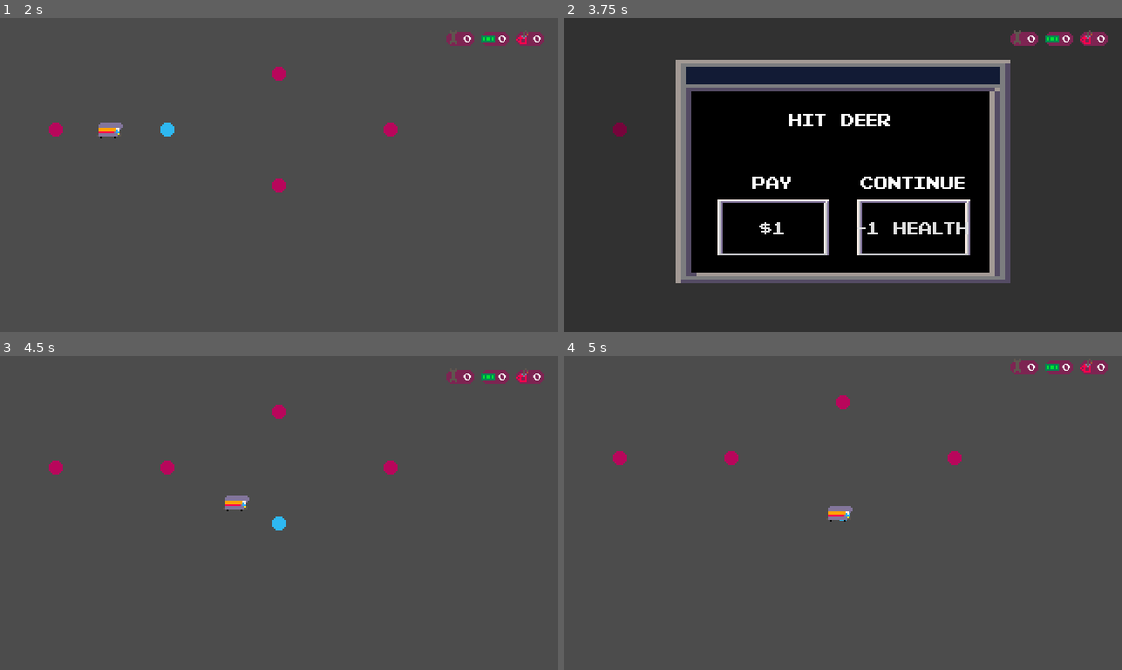
Above: before the commit, frames 1-4 (two rows, left to right).
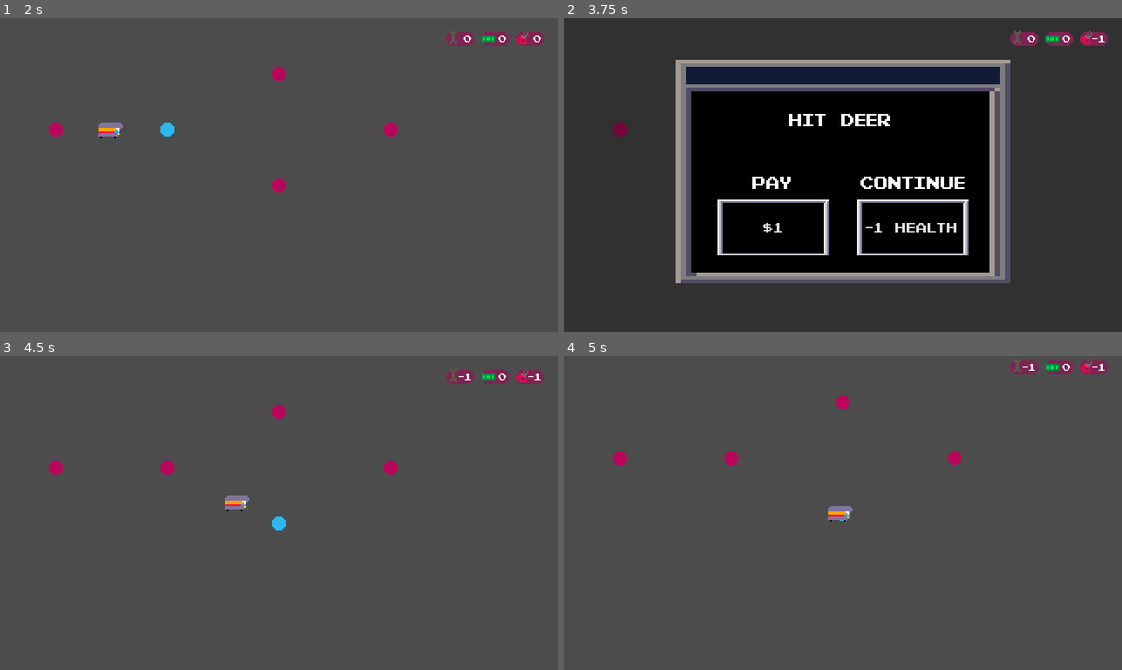
Above: after the commit, the same moments.

Repository: youssefevan/global-game-jam-2023
Game: Godot game, scene res://Scenes/TestingGrounds.tscn
Two runs of this game, one before a commit and one after it. Both use one fixed random seed, a clock stepped at 60 frames per second and the inputs below. This scene is started directly instead of the project's main scene.
Inputs (mouse positions are in pixels of both pictures, inside the frame that each line leads up to):
- Up to frame 1 (2 s): tap Enter at 0.5 s; move the mouse to (55, 131) at 0.52 s; click (55, 131) at 0.6 s; tap Space at 1.25 s; move the mouse to (167, 131) at 1.27 s; click (167, 131) at 1.35 s
- Up to frame 2 (3.75 s): click "-1 fuel" at 2 s; move the mouse to (843, 184) at 2.77 s; click (843, 184) at 2.85 s; move the mouse to (843, 74) at 3.52 s; click (843, 74) at 3.6 s
- Up to frame 3 (4.5 s): click "-1 health" at 4.25 s
- Up to frame 4 (5 s): no input

Frame 1 is identical in both runs. In frame 2, 0.6% of the frame differs, in the area x 35-98%, y 5-76%; in frame 3, less than 0.1%; in frame 4, less than 0.1%.

Commit message:
continue buttons

Diff:
--- a/Global Game Jam 2023/Scripts/FuelCount.gd
+++ b/Global Game Jam 2023/Scripts/FuelCount.gd
@@ -1,5 +1,5 @@
 extends Label
 
 
-func _ready():
+func _physics_process(delta):
 	self.text = str(Global.fuel) + " "
--- a/Global Game Jam 2023/Scripts/encounter.gd
+++ b/Global Game Jam 2023/Scripts/encounter.gd
@@ -50,5 +50,14 @@
 	Global.player.pause_for_encounter()
 
 func _on_Continue_button_up():
+	if encounter_type == "flat_tire":
+		Global.health -= 1
+
+	if encounter_type == "hit_deer":
+		Global.health -= 1
+
+	if encounter_type == "rest_stop":
+		Global.fuel -= 1
+
 	self.visible = false
 	Global.player.pause_for_encounter()
--- a/Global Game Jam 2023/Sprites/Themes/checktheme.tres
+++ b/Global Game Jam 2023/Sprites/Themes/checktheme.tres
@@ -8,7 +8,7 @@
 [ext_resource path="res://Sprites/window2click.png" type="Texture" id=6]
 
 [sub_resource type="DynamicFont" id=1]
-size = 10
+size = 8
 font_data = ExtResource( 3 )
 
 [sub_resource type="StyleBoxTexture" id=3]
